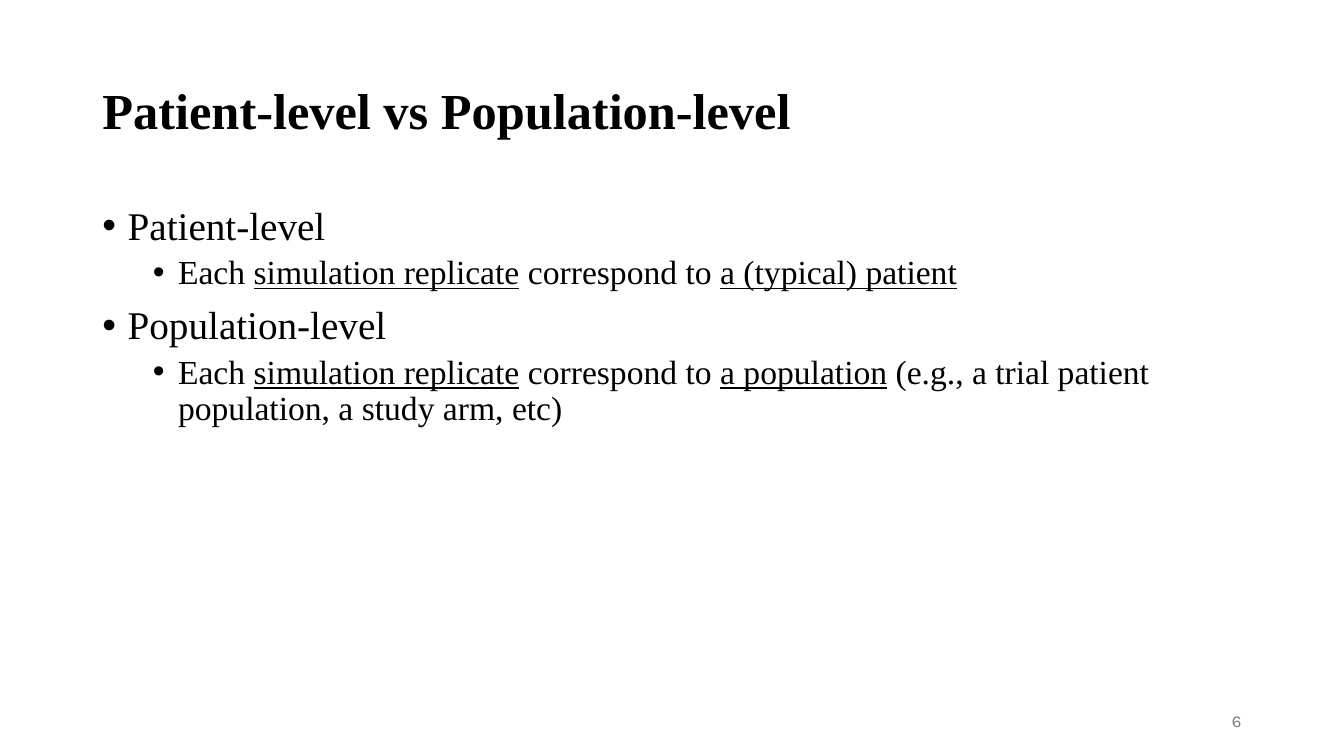
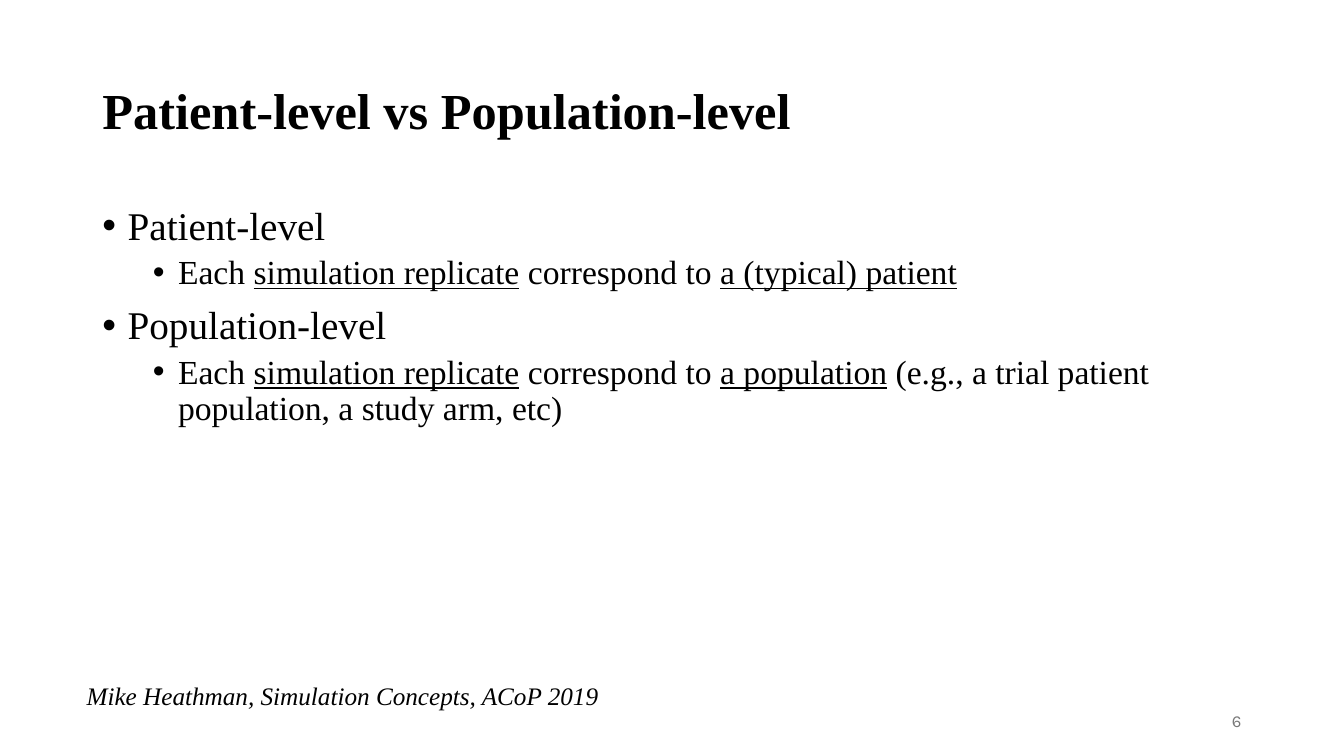
Before and after one commit to UMN-ECP-PMX/ecp8506, a slide deck: slide 6 of wk7/wk7_slides.pptx. Drawn at 1344x756 pixels with LibreOffice and Linux fonts; fonts in the diff are those of the drawing. Boxes give left, top, right and bottom in pixels: in the first picture for what was removed or moved away, otherwise in the second. Text is boxed around its words. In the diff, an @@ line names an element or a change of style, - is before the commit and + after.

```diff
--- a/wk7/wk7_slides.pptx
+++ b/wk7/wk7_slides.pptx
@@ text added at <box>87,687,598,711</box>, 18 pt, text #000000, italic @@
+Mike Heathman, Simulation Concepts, ACoP 2019
```
Also in this commit, not shown: 14 other slides changed, 1 slide added, 1 other file.
